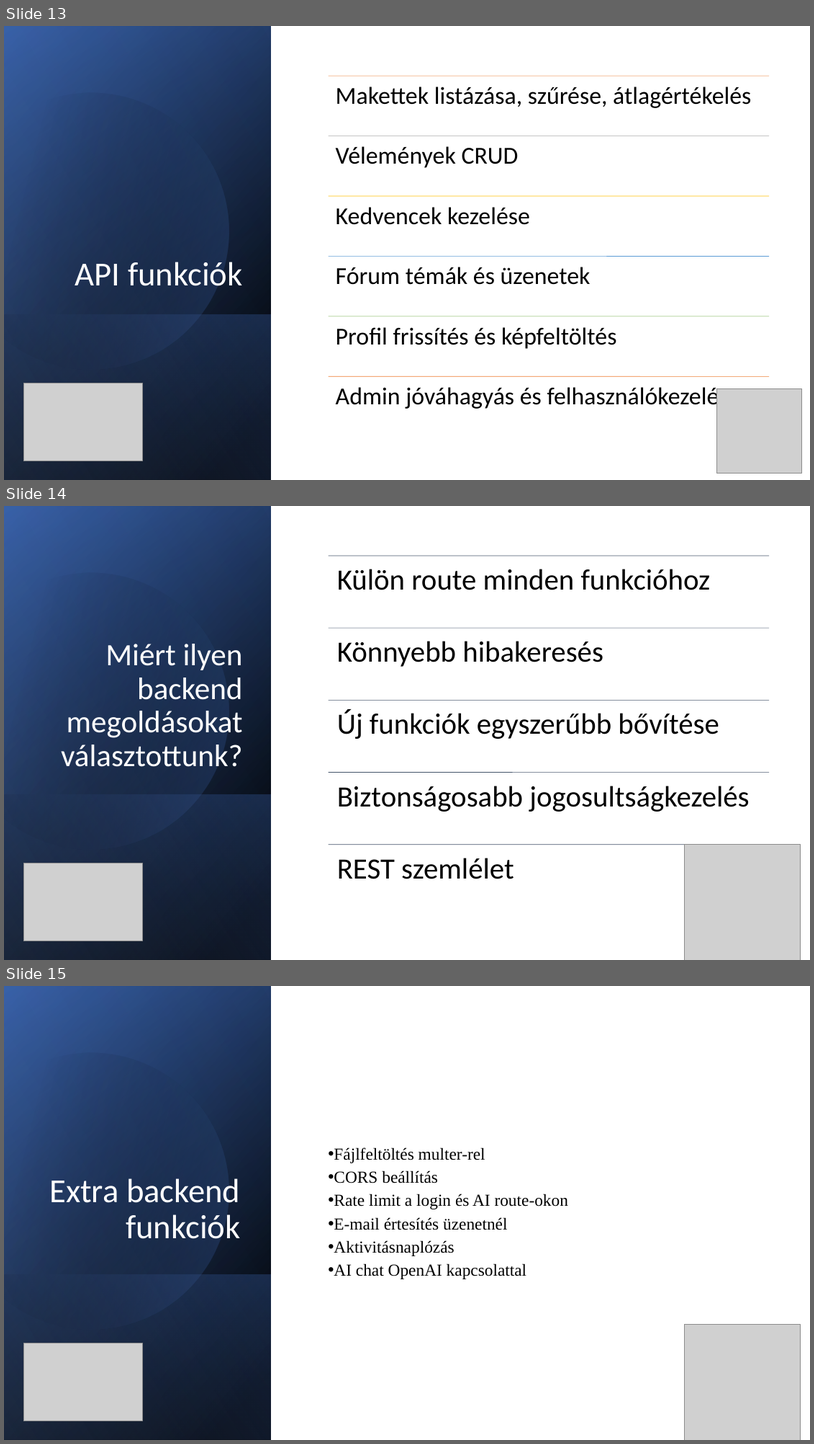
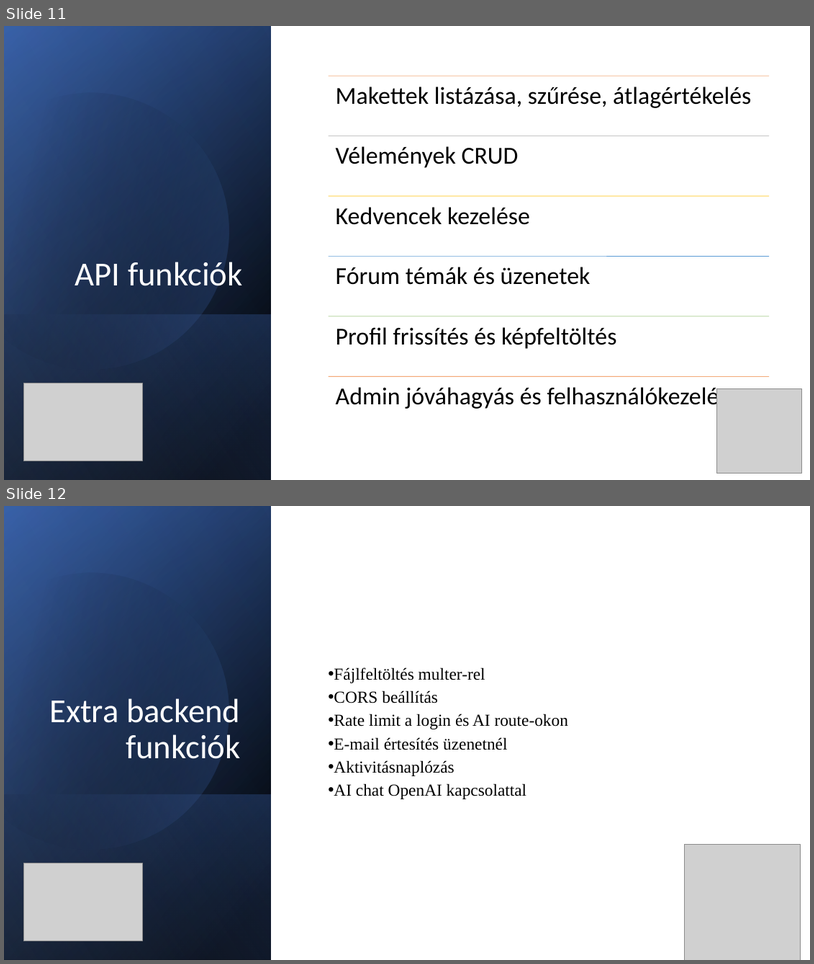
Before and after one commit to ClausPatrik/Makettoldal, a slide deck: MakettMester.pptx. Shown one above the other, each under a label of ours: slides 13, 14 and 15 before the commit, slides 11 and 12 after it. The pictures are 814x1444 and 814x964 pixels, drawn with LibreOffice and Linux fonts; fonts in the diff are those of the drawing; grey boxes stand for pictures. Boxes give left, top, right and bottom in pixels: in the first picture for what was removed or moved away, otherwise in the second. Text is boxed around its words. In the diff, an @@ line names an element or a change of style, - is before the commit and + after.

```diff
--- a/MakettMester.pptx
+++ b/MakettMester.pptx
@@ slide 14 removed at [4, 506, 810, 960], background #FFFFFF @@
@@ rectangle removed at [4, 506, 271, 960] @@
@@ rectangle removed at [4, 507, 271, 960] @@
@@ rectangle removed at [4, 506, 271, 960] @@
@@ freeform shape removed at [4, 540, 262, 877] @@
@@ title removed at [61, 644, 243, 767] @@
-Miért ilyen backend megoldásokat választottunk?
@@ rectangle removed at [4, 794, 271, 960] @@
@@ picture removed at [684, 844, 800, 960] @@
@@ picture removed at [23, 863, 142, 941] @@
@@ group removed at [328, 556, 770, 879]: 5 lines, 5 texts @@
-Külön route minden funkcióhoz
-Könnyebb hibakeresés
-Új funkciók egyszerűbb bővítése
-Biztonságosabb jogosultságkezelés
-REST szemlélet
@@ what was slide 13 is now slide 11 @@
@@ what was slide 15 is now slide 12 @@
```
Also in this commit, not shown: 1 slide changed, 3 other slides removed, 1 other file.
